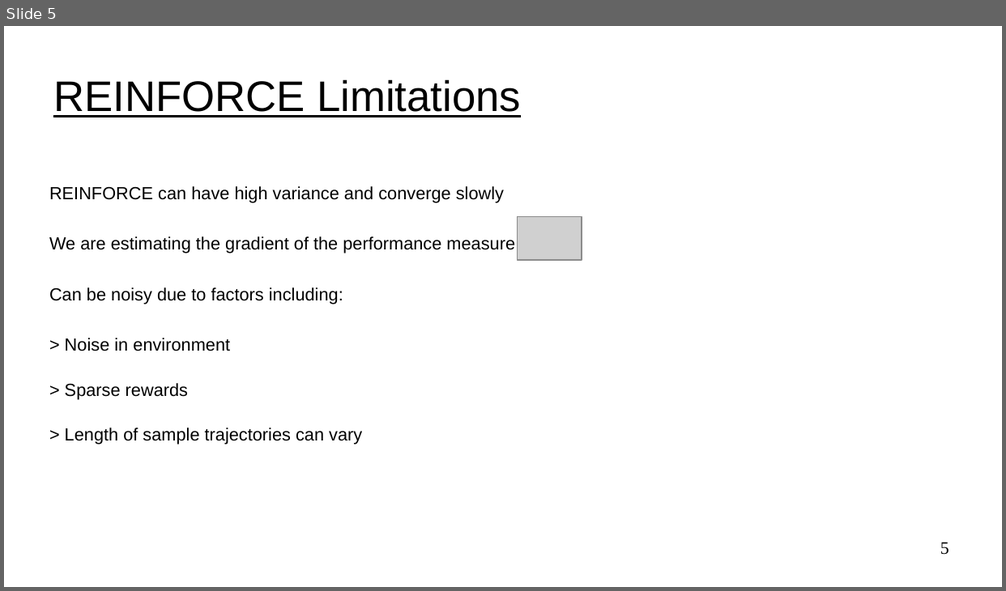
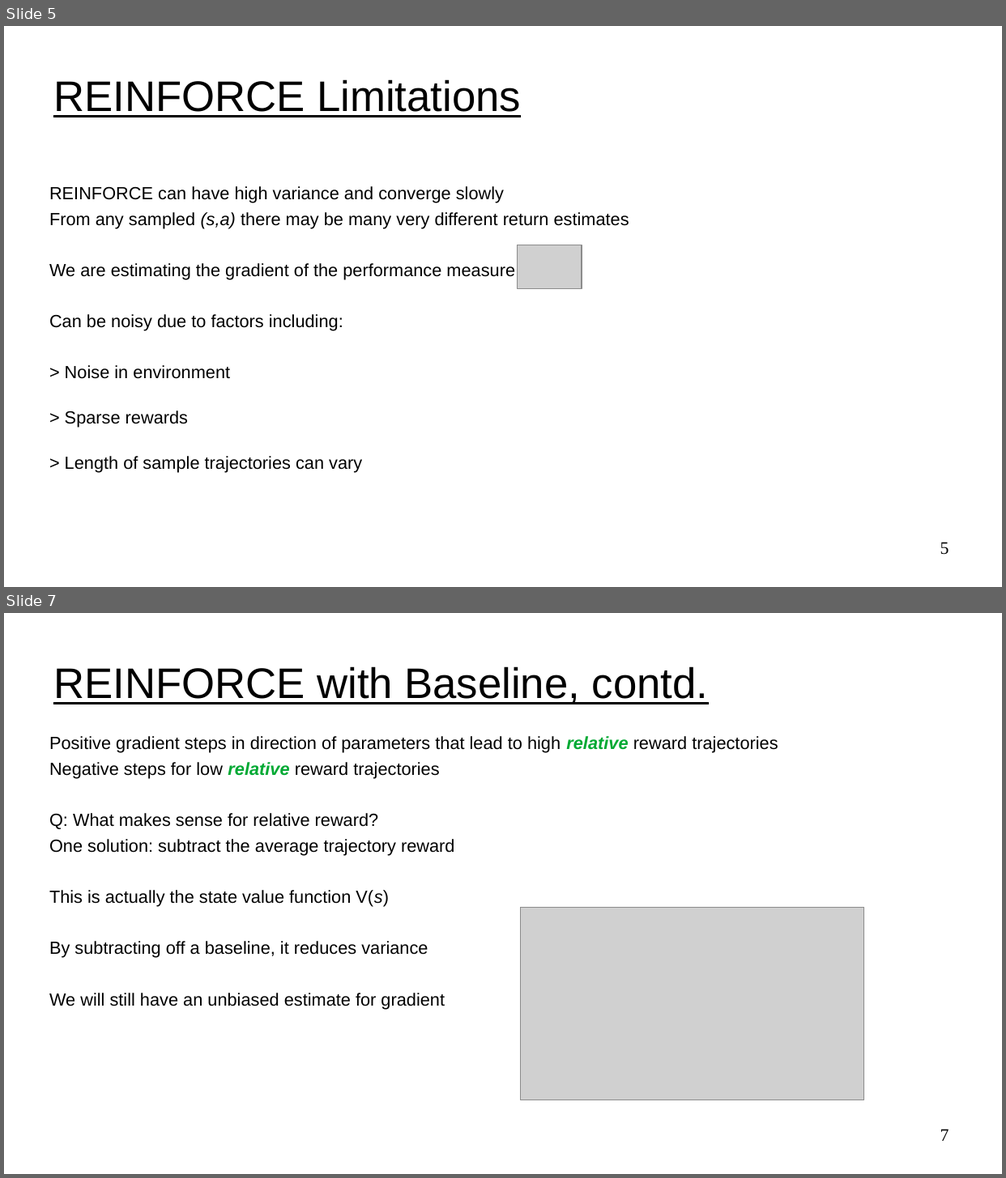
Before and after one commit to UVADS/reinforcement_learning, a slide deck: 08_policy_gradients_extensions/policy_gradients_extensions.ppt. Shown one above the other, each under a label of ours: slide 5 before the commit, slides 5 and 7 after it; the slides between them are not shown. The pictures are 1006x591 and 1006x1178 pixels, drawn with LibreOffice and Linux fonts; fonts in the diff are those of the drawing; grey boxes stand for pictures. Boxes give left, top, right and bottom in pixels: in the first picture for what was removed or moved away, otherwise in the second. Text is boxed around its words. In the diff, an @@ line names an element or a change of style, - is before the commit and + after.

Commit message:
added to policy gradient

```diff
--- a/08_policy_gradients_extensions/policy_gradients_extensions.ppt
+++ b/08_policy_gradients_extensions/policy_gradients_extensions.ppt
@@ slide 7 added at box(4, 613, 1002, 1174), background #FFFFFF @@
@@ title added at box(53, 666, 708, 705), 34 pt, text #000000, underline @@
+REINFORCE with Baseline, contd.
@@ text added at box(49, 736, 778, 1009), 14 pt, text #000000 @@
+Positive gradient steps in direction of parameters that lead to high relative reward trajectories
+Negative steps for low relative reward trajectories
+Q: What makes sense for relative reward?
+One solution: subtract the average trajectory reward
+This is actually the state value function V(s)
+By subtracting off a baseline, it reduces variance
+We will still have an unbiased estimate for gradient
@@ picture added at box(521, 907, 864, 1100) @@
@@ page number added at box(940, 1129, 949, 1141), 14 pt, text #000000 @@
+7
@@ slide 5 changed as well @@
@@ text at box(49, 212, 629, 228): paragraph added @@
+From any sampled (s,a) there may be many very different return estimates
@@ picture: place and size @@
-picture at box(518, 216, 582, 259)
+picture at box(518, 246, 582, 288)
```
Also in this commit, not shown: 6 other slides changed, 2 other slides added, 1 other file.
